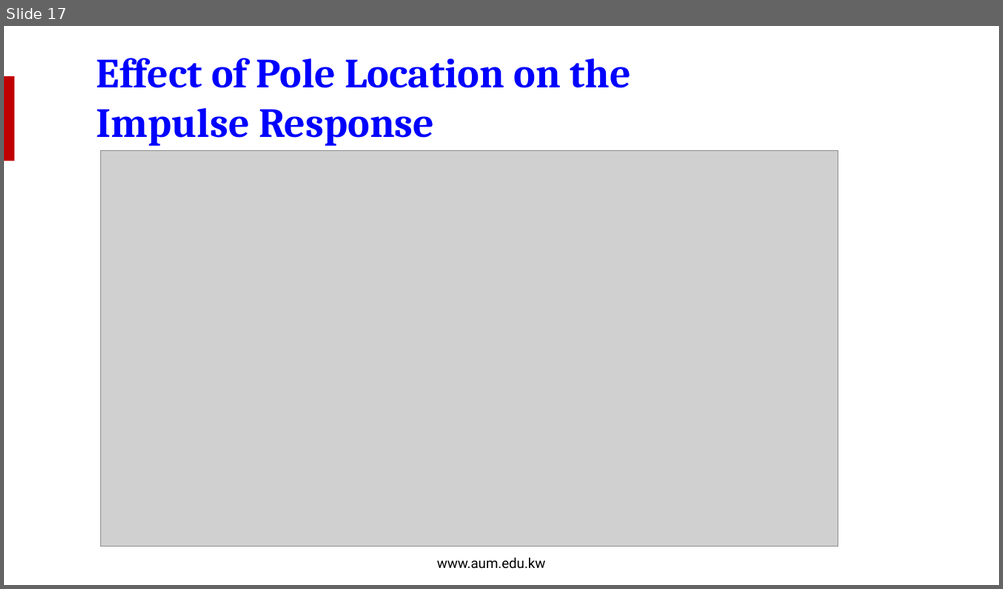
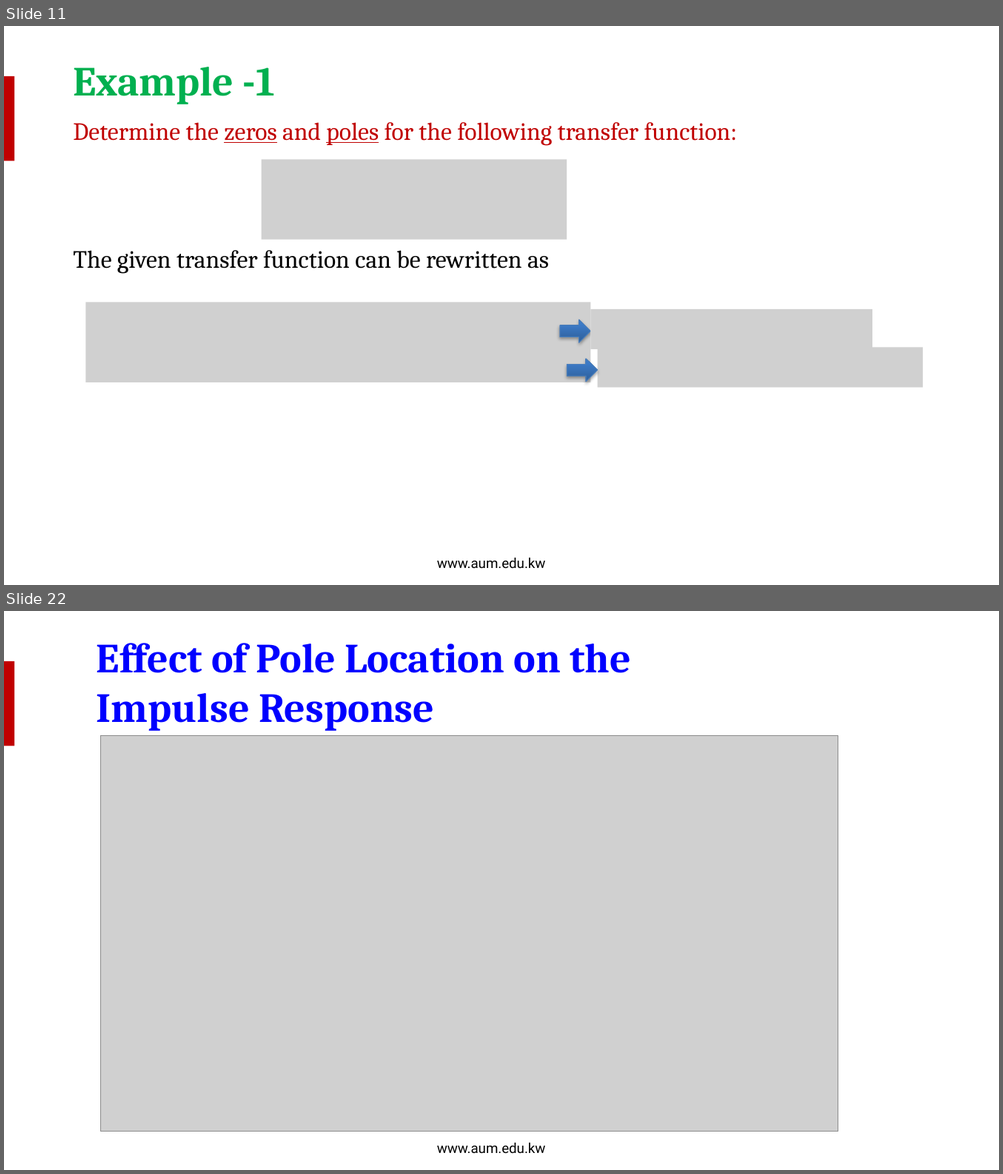
Before and after one commit to salmanrazzaq1993/AUM-WORK, a slide deck: PP WORK/Instructor Version/Week 9/Week 9 Lecture 2 - Poles and Zeros.pptx. Shown one above the other, each under a label of ours: slide 17 before the commit, slides 11 and 22 after it; the slides between them are not shown. The pictures are 1003x589 and 1003x1174 pixels, drawn with LibreOffice and Linux fonts; fonts in the diff are those of the drawing; grey boxes stand for pictures; background and template pictures are left out. Boxes give left, top, right and bottom in pixels: in the first picture for what was removed or moved away, otherwise in the second. Text is boxed around its words. In the diff, an @@ line names an element or a change of style, - is before the commit and + after.

```diff
--- a/PP WORK/Instructor Version/Week 9/Week 9 Lecture 2 - Poles and Zeros.pptx
+++ b/PP WORK/Instructor Version/Week 9/Week 9 Lecture 2 - Poles and Zeros.pptx
@@ slide 11 added at (4, 26, 999, 585), background picture (left out); not listed: 2 template elements that a slide beside it also shows @@
@@ text added at (73, 67, 275, 104), 40 pt, text #00B050, bold @@
+Example -1
@@ text added at (73, 122, 737, 146), 24 pt, text #C00000 @@
+Determine the zeros and poles for the following transfer function:
@@ picture added at (262, 159, 566, 239) @@
@@ text added at (73, 250, 549, 274), 24 pt, text #000000 @@
+The given transfer function can be rewritten as
@@ picture added at (85, 302, 590, 383) @@
@@ picture added at (590, 309, 873, 350) @@
@@ right arrow added at (560, 320, 590, 343), fill gradient #2F5F99 to #3D7CC7 to #3A7CCB, outline #4B7EBC 0.75 pt @@
@@ picture added at (597, 348, 922, 388) @@
@@ right arrow added at (566, 359, 597, 382), fill gradient #2F5F99 to #3D7CC7 to #3A7CCB, outline #4B7EBC 0.75 pt @@
@@ what was slide 17 is now slide 22 @@
```
Also in this commit, not shown: 16 slides changed, 4 other slides added.
